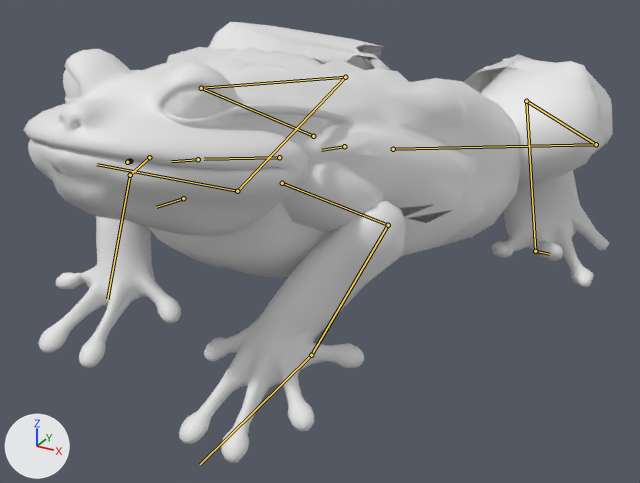
Renders of the glTF model assets_dev/worlds/xeen/models/xeen_toad.glb from each side of a commit.
The view is the same before and after, from a 50 mm lens placed at (1.55, -2.52, 1.65), pointed at (0.06, 0.17, 0.3). Lighting does not change. The marker at lower left points along +X, +Y and +Z. The first picture is the older version. Both versions are drawn at frame 12 of the action 'Running'; the numbers are the values there. The bones that change, and the others that lie on the model, are drawn over the model as lines. Materials are left out; every surface is plain grey.

Names of what the first picture shows: 'Toad'.
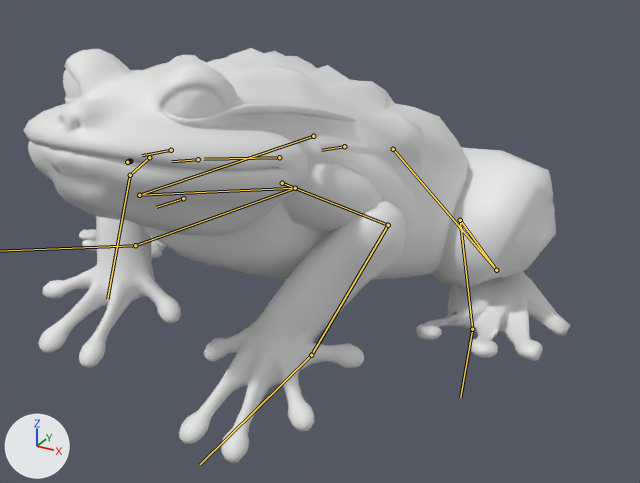
Where the change shows, as pixel boxes [x1, y1, x2, y2] in the pictures (640 x 483 px):
'Toad', posed (7% narrower)
    before: [23, 22, 613, 463]
    after: [23, 48, 570, 463]
bone 'Thigh_L', root to tip
    before: (393, 149) to (596, 144)
    after: (393, 149) to (496, 270)
bone 'Shin_L', root to tip
    before: (596, 144) to (526, 101)
    after: (496, 270) to (460, 220)
bone 'Foot_L', root to tip
    before: (526, 101) to (535, 251)
    after: (460, 220) to (472, 329)
bone 'Toes_L', root to tip
    before: (535, 251) to (549, 254)
    after: (472, 329) to (460, 397)
bone 'Thigh_R', root to tip
    before: (313, 136) to (201, 88)
    after: (313, 136) to (139, 195)
bone 'Shin_R', root to tip
    before: (201, 88) to (345, 77)
    after: (139, 195) to (295, 188)
bone 'Foot_R', root to tip
    before: (345, 77) to (237, 191)
    after: (295, 188) to (135, 245)

The change in detail:
Bone 'Thigh_L' (bone_thigh_l) turns from (6, -4, 68) to (-16, 2, 14) degrees about its own x, y and z.
Bone 'Shin_L' (bone_shin_l) turns from (13, 6, -53) to (-10, -1, -7) degrees about its own x, y and z.
Bone 'Foot_L' (bone_foot_l) turns from (-19, -3, -18) to (2, 0, -8) degrees about its own x, y and z.
Bone 'Toes_L' (bone_toes_l) turns from (60, -2, -4) to (22, -1, -1) degrees about its own x, y and z.
Bone 'Thigh_R' (bone_thigh_r) turns from (6, 4, -69) to (-16, -2, -14) degrees about its own x, y and z.
Bone 'Shin_R' (bone_shin_r) turns from (13, -6, 54) to (-10, 1, 7) degrees about its own x, y and z.
Bone 'Foot_R' (bone_foot_r) turns from (-19, 3, 19) to (2, 0, 8) degrees about its own x, y and z.
Bone 'Toes_R' (bone_toes_r) turns from (60, 2, 4) to (21, 1, 1) degrees about its own x, y and z.
